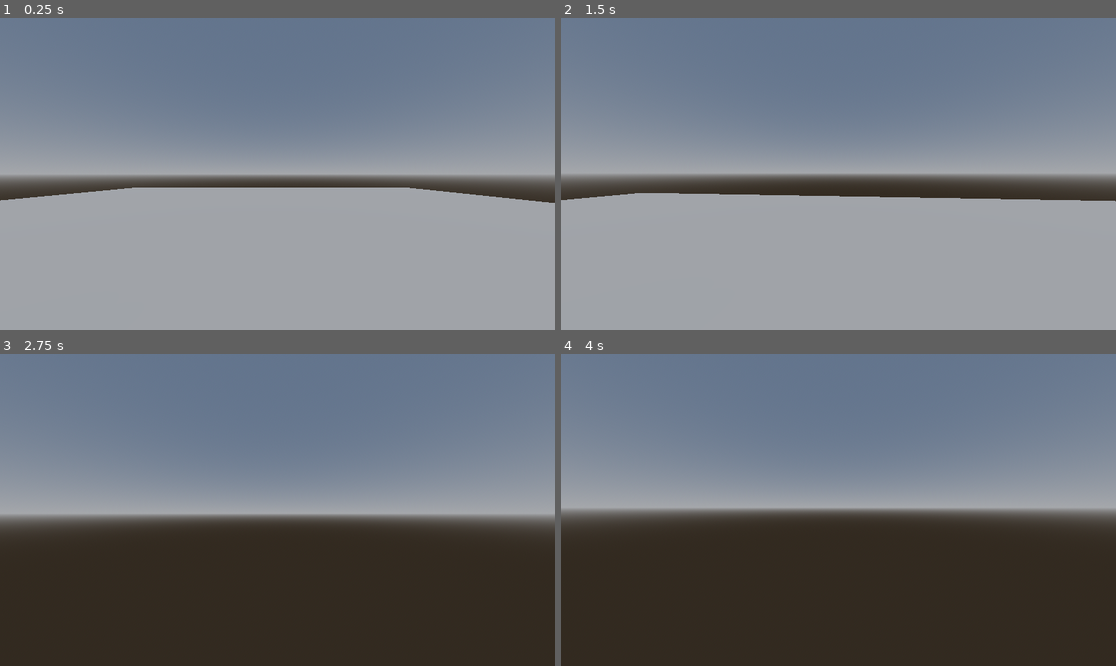
Above: before the commit, frames 1-4 (two rows, left to right).
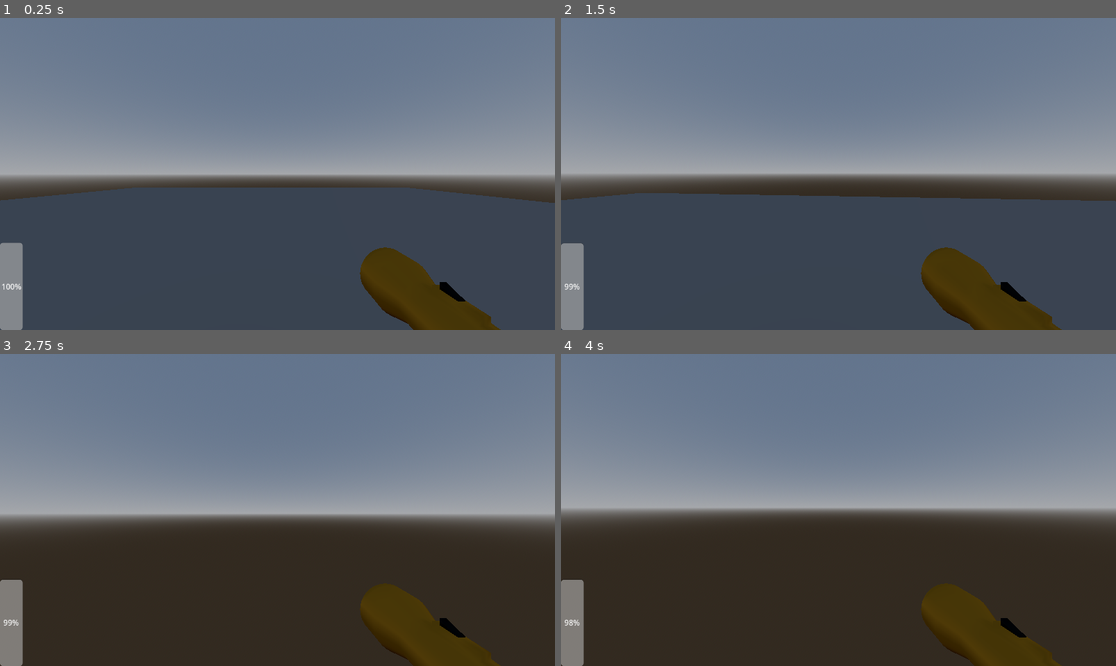
Above: after the commit, the same moments.

Repository: bradyholter/ONLYONE
Game: Godot game, scene res://levels/node_3d.tscn
The game is run twice, just before and just after one commit, with the same random seed, the same clock (stepped at 60 frames per second) and the same inputs.
Inputs (mouse positions are in pixels of both pictures, inside the frame that each line leads up to):
- Up to frame 1 (0.25 s): no input
- Up to frame 2 (1.5 s): tap Enter (ui_accept) at 0.5, 0.77 s; move the mouse to (866, 174) at 0.52 s; press the mouse at (866, 174) at 0.53 s; hold W (ui_up) from 0.53 s (still down); move the mouse to (810, 174) at 1.27 s; release the mouse at (810, 174) at 1.28 s; click (810, 174) at 1.35 s
- Up to frame 3 (2.75 s): keep holding W (ui_up); tap Enter (ui_accept) at 1.52 s; move the mouse to (288, 503) at 2.02 s; press the mouse at (288, 503) at 2.03 s
- Up to frame 4 (4 s): keep holding W (ui_up); move the mouse to (832, 516) at 2.77 s; release the mouse at (832, 516) at 2.78 s; click (832, 516) at 2.85 s; tap Enter (ui_accept) at 3.02, 3.5, 3.77 s; move the mouse to (877, 513) at 3.52 s; press the mouse at (877, 513) at 3.53 s

The runs differ from the first frame. In frame 1, 44% of the frame differs, in the area x 0-100%, y 54-100%; in frame 2, 43%; in frame 3, 4.1%; in frame 4, 4.2%.

Commit message:
flashlight
working flashlight

Diff:
--- a/oneshot/characters/character_body_3d.tscn
+++ b/oneshot/characters/character_body_3d.tscn
@@ -1,7 +1,7 @@
 [gd_scene load_steps=8 format=3 uid="uid://c5hdsrteij3n2"]
 
 [ext_resource type="Script" uid="uid://c7fbq8ph53iei" path="res://characters/character_body_3d.gd" id="1_6la13"]
-[ext_resource type="ArrayMesh" uid="uid://cjo33c4j711wn" path="res://assets/flashlight.obj" id="2_lbw71"]
+[ext_resource type="PackedScene" uid="uid://bl6qqtob4a83v" path="res://flashlight.tscn" id="2_lbw71"]
 
 [sub_resource type="CapsuleShape3D" id="CapsuleShape3D_lbw71"]
 
@@ -36,6 +36,5 @@
 [node name="Camera3D" type="Camera3D" parent="."]
 fov = 90.0
 
-[node name="Flashlight" type="MeshInstance3D" parent="."]
-transform = Transform3D(0.03, 0, 0, 0, 0.0716702, 0, 0, 0, 0.03, 0, -1.423, 2.179)
-mesh = ExtResource("2_lbw71")
+[node name="Node3D" parent="Camera3D" instance=ExtResource("2_lbw71")]
+transform = Transform3D(-0.389805, 0, -0.0123454, 0, 0.39, 0, 0.0123454, 0, -0.389805, -1.427, -2.405, 0.205)
--- /dev/null
+++ b/oneshot/flashlight.gd
@@ -0,0 +1,16 @@
+extends Node3D
+
+var toggle = false
+
+func _input(event: InputEvent) -> void:
+
+	if event.is_action_pressed("ui_click"):
+		toggle = !toggle
+	if toggle == true and $ProgressBar.value > 0:
+		$SpotLight3D.light_energy = 16
+	else:
+		$SpotLight3D.light_energy = 0
+
+func _physics_process(delta : float) -> void:
+	if $SpotLight3D.light_energy == 16:
+		$ProgressBar.value -=.1
--- /dev/null
+++ b/oneshot/flashlight.tscn
@@ -0,0 +1,29 @@
+[gd_scene load_steps=3 format=3 uid="uid://bl6qqtob4a83v"]
+
+[ext_resource type="Script" uid="uid://bdmrnt2nhw0gu" path="res://flashlight.gd" id="1_h3kvc"]
+[ext_resource type="ArrayMesh" uid="uid://djl047amqj2ls" path="res://assets/thelight.obj" id="1_nnxok"]
+
+[node name="Node3D" type="Node3D"]
+script = ExtResource("1_h3kvc")
+
+[node name="Thelight" type="MeshInstance3D" parent="."]
+transform = Transform3D(0.1, 0, 0, 0, -0.00165799, -0.0999863, 0, 0.0999863, -0.00165799, -4.09085, 5.6127, 0.535901)
+mesh = ExtResource("1_nnxok")
+
+[node name="SpotLight3D" type="SpotLight3D" parent="."]
+transform = Transform3D(1, 0, 0, 0, -0.999657, -0.0261769, 0, 0.0261769, -0.999657, -4.30967, 5.59665, 1.09593)
+light_color = Color(0.828351, 0.76243, 0.176685, 1)
+light_energy = 0.0
+spot_range = 15.0
+spot_angle = 30.0
+
+[node name="ProgressBar" type="ProgressBar" parent="."]
+anchors_preset = 2
+anchor_top = 1.0
+anchor_bottom = 1.0
+offset_top = -181.0
+offset_right = 47.0
+grow_vertical = 0
+max_value = 1000.0
+value = 1000.0
+fill_mode = 3
--- a/oneshot/levels/node_3d.tscn
+++ b/oneshot/levels/node_3d.tscn
@@ -15,6 +15,7 @@
 [sub_resource type="Environment" id="Environment_1o5x8"]
 background_mode = 2
 sky = SubResource("Sky_465jp")
+volumetric_fog_density = 0.1026
 
 [sub_resource type="CameraAttributesPractical" id="CameraAttributesPractical_7qh1q"]
 
@@ -38,6 +39,8 @@
 
 [node name="DirectionalLight3D" type="DirectionalLight3D" parent="."]
 transform = Transform3D(1, 0, 0, 0, -0.0475946, 0.998867, 0, -0.998867, -0.0475946, 0, 51.3462, 0)
+light_energy = 0.0
+light_volumetric_fog_energy = 1.345
 
 [node name="WorldEnvironment" type="WorldEnvironment" parent="."]
 environment = SubResource("Environment_1o5x8")
--- a/oneshot/project.godot
+++ b/oneshot/project.godot
@@ -45,3 +45,8 @@
 , Object(InputEventJoypadMotion,"resource_local_to_scene":false,"resource_name":"","device":0,"axis":1,"axis_value":1.0,"script":null)
 ]
 }
+ui_click={
+"deadzone": 0.2,
+"events": [Object(InputEventMouseButton,"resource_local_to_scene":false,"resource_name":"","device":-1,"window_id":0,"alt_pressed":false,"shift_pressed":false,"ctrl_pressed":false,"meta_pressed":false,"button_mask":0,"position":Vector2(0, 0),"global_position":Vector2(0, 0),"factor":1.0,"button_index":1,"canceled":false,"pressed":false,"double_click":false,"script":null)
+]
+}
--- /dev/null
+++ b/oneshot/spot_light_3d.gd
@@ -0,0 +1,7 @@
+extends SpotLight3D
+
+
+# Called when the node enters the scene tree for the first time.
+func _ready() -> void:
+	if input.is_action_just_pressed("ui_click"):
+		$SpotLight3d energy = 0
Not shown, added: oneshot/assets/flashlight.mtl
Not shown, added: oneshot/assets/thelight.mtl
Not shown, added: oneshot/assets/thelight.obj
Not shown, added: oneshot/assets/thelight.obj.import
Not shown, added: oneshot/flashlight.gd.uid
Not shown, added: oneshot/spot_light_3d.gd.uid
